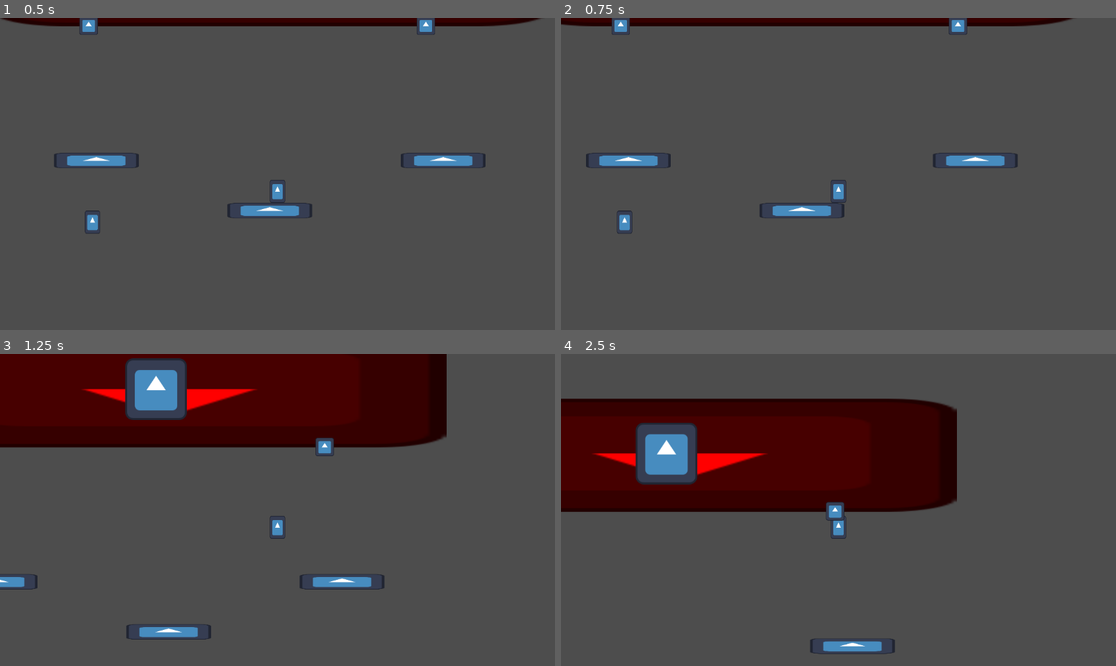
Above: before the commit, frames 1-4 (two rows, left to right).
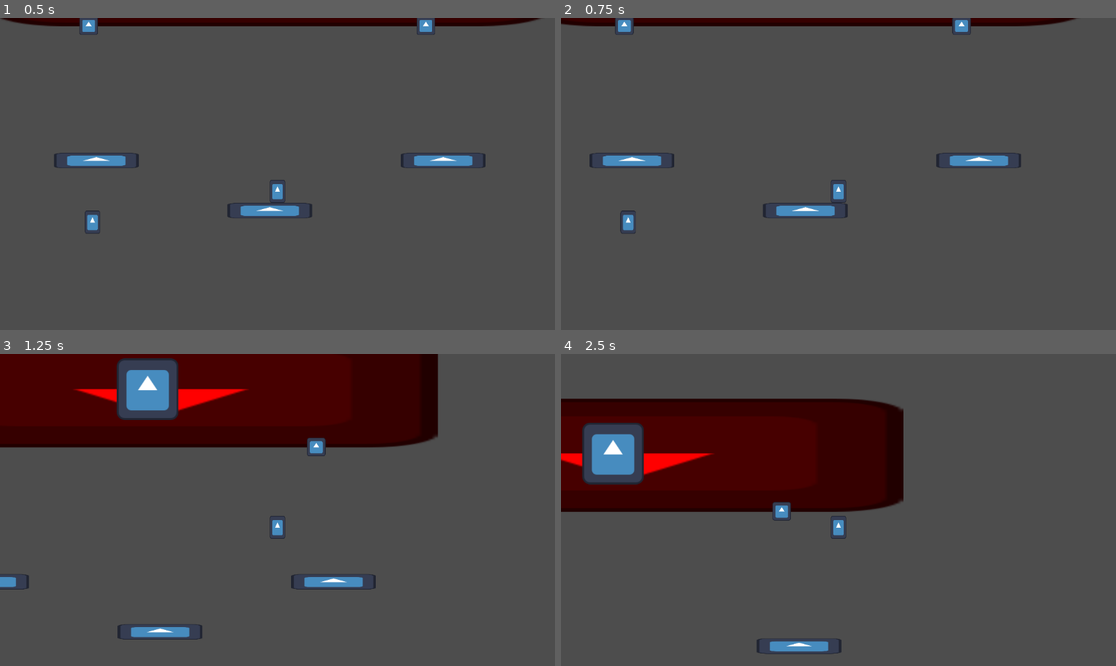
Above: after the commit, the same moments.

Repository: Cyberiada2025-2026/battle-of-pobliz
Game: Godot game, scene res://scenes/debug/battle_arena_graybox.tscn
Two runs of this game, one before a commit and one after it. Both use one fixed random seed, a clock stepped at 60 frames per second and the inputs below. The project has no main scene, so this scene is started directly. The engine's default icon, where the game draws it, is replaced by a stand-in: a white triangle on a blue panel in a dark square.
Inputs (mouse positions are in pixels of both pictures, inside the frame that each line leads up to):
- Up to frame 1 (0.5 s): no input
- Up to frame 2 (0.75 s): move the mouse to (960, 158) at 0.52 s; hold D (move_right) from 0.53 s (still down); right-click (960, 158) at 0.6 s
- Up to frame 3 (1.25 s): keep holding D (move_right); tap W (jump) at 0.77 s
- Up to frame 4 (2.5 s): move the mouse to (727, 525) at 1.27 s; right-click (727, 525) at 1.35 s; tap W (jump) at 1.52 s; move the mouse to (894, 441) at 2.02 s; release D (move_right) at 2.03 s; hold A (move_left) from 2.03 s (still down); right-click (894, 441) at 2.1 s

Frame 1 is identical in both runs. In frame 2, 0.9% of the frame differs, in the area x 0-93%, y 0-70%; in frame 3, 2.8%; in frame 4, 9.2%, in the area x 0-72%, y 14-97%.

Commit message:
add acceleration and deleceration to ground and flight movement components

Diff:
--- a/characters/bodies/movement_components/flight_movement_component.gd
+++ b/characters/bodies/movement_components/flight_movement_component.gd
@@ -1,11 +1,19 @@
 class_name FlightMovementComponent
 extends Node
 
-@export var speed: float = 200.0
+@export var max_speed: float = 200.0
+@export var acceleration: float = 100.0
+@export var deceleration: float = 100.0
 
 var body: BodyController
 
 func apply(_delta: float) -> void:
 	var movement_direction = Input.get_vector("move_left", "move_right", "move_up", "move_down")
 
-	body.velocity = movement_direction * speed
+	var vel_change: Vector2 = Vector2.ZERO
+	if movement_direction.is_zero_approx():
+		vel_change = -((body.velocity.normalized() * deceleration).min(body.velocity))
+	else:
+		vel_change = movement_direction * acceleration
+
+	body.velocity = (body.velocity + vel_change).limit_length(max_speed)
--- a/characters/bodies/movement_components/grounded_movement_component.gd
+++ b/characters/bodies/movement_components/grounded_movement_component.gd
@@ -1,11 +1,19 @@
 class_name GroundedMovementComponent
 extends Node
 
-@export var speed: float = 300.0
+@export var max_speed: float = 300.0
+@export var acceleration: float = 100.0
+@export var deceleration: float = 100.0
 
 var body: BodyController
 
 func apply(_delta: float) -> void:
 	var movement_direction = Input.get_axis("move_left", "move_right")
 
-	body.velocity.x = movement_direction * speed
+	var vel_change: float = 0.0
+	if is_zero_approx(movement_direction):
+		vel_change = -min(sign(body.velocity.x) * deceleration, body.velocity.x)
+	else:
+		vel_change = movement_direction * acceleration
+
+	body.velocity.x = clamp(body.velocity.x + vel_change, -max_speed, max_speed)
--- a/characters/bodies/prefabs/flying_body.tscn
+++ b/characters/bodies/prefabs/flying_body.tscn
@@ -24,4 +24,7 @@
 
 [node name="FlightMovementComponent" type="Node" parent="." unique_id=1784985533]
 script = ExtResource("3_l2bm4")
+max_speed = 250.0
+acceleration = 20.0
+deceleration = 30.0
 metadata/_custom_type_script = "uid://d4dsitxe5jlu5"
--- a/characters/bodies/prefabs/jumping_body.tscn
+++ b/characters/bodies/prefabs/jumping_body.tscn
@@ -30,6 +30,9 @@
 
 [node name="GroundedMovementComponent" type="Node" parent="." unique_id=2018060262]
 script = ExtResource("4_7vlab")
+max_speed = 350.0
+acceleration = 50.0
+deceleration = 200.0
 metadata/_custom_type_script = "uid://cai4lr5qdgs4l"
 
 [node name="JumpComponent" type="Node" parent="." unique_id=2080854299]
